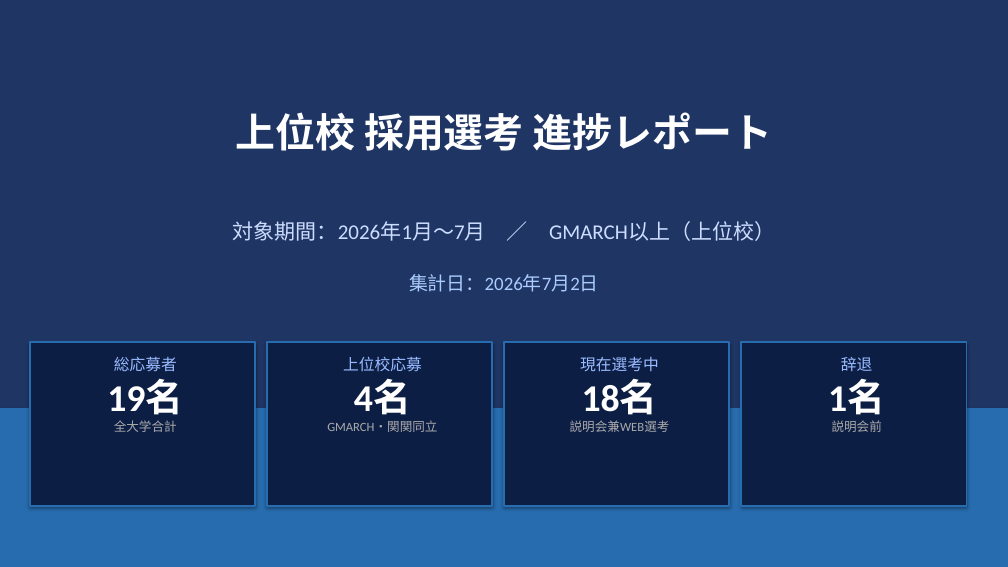
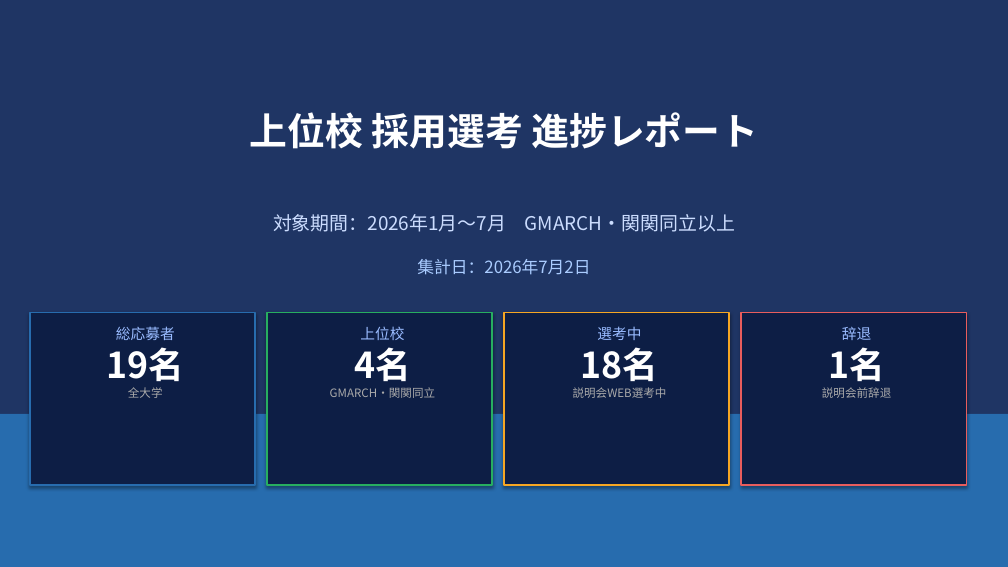
Before and after one commit to syoukaku007-star/daiki, a slide deck: slide 1 of 上位校採用分析レポート_2026_v2.pptx. Drawn at 1008x567 pixels with LibreOffice and Linux fonts; fonts in the diff are those of the drawing. Boxes give left, top, right and bottom in pixels: in the first picture for what was removed or moved away, otherwise in the second. Text is boxed around its words. In the diff, an @@ line names an element or a change of style, - is before the commit and + after.

```diff
--- a/上位校採用分析レポート_2026_v2.pptx
+++ b/上位校採用分析レポート_2026_v2.pptx
@@ text "上位校 採用選考 進捗レポート": place and size @@
-text "上位校 採用選考 進捗レポート" at [235, 112, 772, 151]
+text "上位校 採用選考 進捗レポート" at [250, 112, 758, 149]
@@ text "上位校 採用選考 進捗レポート" at [250, 112, 758, 149]: size 38 to 36 pt, font Calibri to Noto Sans CJK JP @@
@@ text at [273, 214, 735, 232]: text changed; size 20 to 18 pt; font Calibri to Noto Sans CJK JP @@
-対象期間：2026年1月〜7月 ／ GMARCH以上（上位校）
+対象期間：2026年1月〜7月 GMARCH・関関同立以上
@@ text "集計日：2026年7月2日": place and size @@
-text "集計日：2026年7月2日" at [409, 274, 599, 292]
+text "集計日：2026年7月2日" at [417, 259, 590, 275]
@@ text "集計日：2026年7月2日" at [417, 259, 590, 275]: size 18 to 16 pt, font Calibri to Noto Sans CJK JP @@
@@ rectangle: place and size @@
-rectangle at [29, 343, 255, 507]
+rectangle at [29, 312, 255, 485]
@@ text "総応募者": place and size @@
-text "総応募者" at [107, 357, 183, 432]
+text "総応募者" at [106, 326, 184, 398]
@@ text at [106, 326, 184, 388]: size 15 to 14 pt in "総応募者"; font Calibri to Noto Sans CJK JP in "総応募者", "19名"; size 36 to 34 pt in "19名" @@
@@ rectangle: place and size @@
-rectangle at [267, 343, 492, 507]
+rectangle at [267, 312, 492, 485]
@@ rectangle at [267, 312, 492, 485]: outline #276CAE 1.5 pt to #27AE60 1.5 pt @@
@@ text "上位校": place and size @@
-text "上位校" at [327, 357, 437, 432]
+text "上位校" at [330, 327, 435, 398]
@@ text at [360, 327, 404, 340]: text changed; size 15 to 14 pt; font Calibri to Noto Sans CJK JP @@
-上位校応募
+上位校
@@ rectangle: place and size @@
-rectangle at [504, 343, 730, 507]
+rectangle at [504, 312, 730, 485]
@@ rectangle at [504, 312, 730, 485]: outline #276CAE 1.5 pt to #F5A623 1.5 pt @@
@@ text "選考中": place and size @@
-text "選考中" at [570, 357, 670, 432]
+text "選考中" at [573, 326, 667, 398]
@@ text at [597, 326, 641, 340]: text changed; size 15 to 14 pt; font Calibri to Noto Sans CJK JP @@
-現在選考中
+選考中
@@ rectangle: place and size @@
-rectangle at [741, 343, 966, 507]
+rectangle at [741, 312, 966, 485]
@@ rectangle at [741, 312, 966, 485]: outline #276CAE 1.5 pt to #E85D5D 1.5 pt @@
@@ text "辞退": place and size @@
-text "辞退" at [828, 357, 885, 432]
+text "辞退" at [822, 327, 891, 398]
@@ text at [828, 327, 885, 388]: size 15 to 14 pt in "辞退"; font Calibri to Noto Sans CJK JP in "辞退", "1名"; size 36 to 34 pt in "1名" @@
@@ text at [330, 347, 435, 398]: size 36 to 34 pt in "4名"; font Calibri to Noto Sans CJK JP in "4名", "GMARCH・関関同立"; size 12 to 11 pt in "GMARCH・関関同立" @@
@@ text at [581, 347, 659, 388]: size 36 to 34 pt, font Calibri to Noto Sans CJK JP in "18名" @@
@@ text at [128, 387, 163, 398]: text changed; size 12 to 11 pt; font Calibri to Noto Sans CJK JP @@
-全大学合計
+全大学
@@ text at [573, 387, 667, 398]: text changed; size 12 to 11 pt; font Calibri to Noto Sans CJK JP @@
-説明会兼WEB選考
+説明会WEB選考中
@@ text at [822, 387, 891, 398]: text changed; size 12 to 11 pt; font Calibri to Noto Sans CJK JP @@
-説明会前
+説明会前辞退
@@ rectangle: place and size @@
-rectangle at [0, 408, 1008, 567]
+rectangle at [0, 414, 1008, 566]
```
Also in this commit, not shown: 7 other slides changed.
